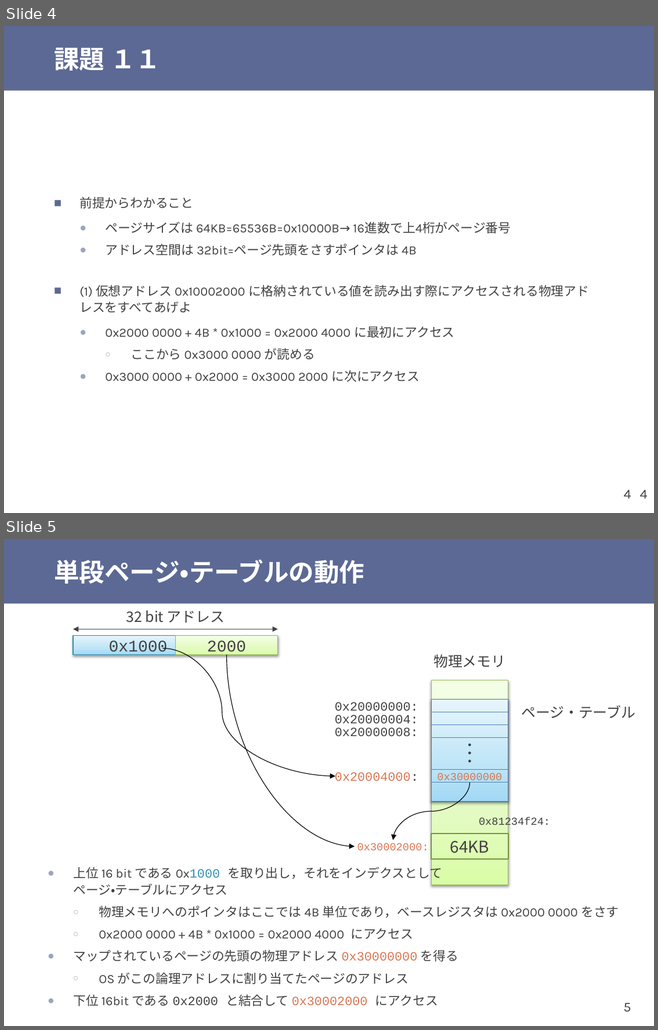
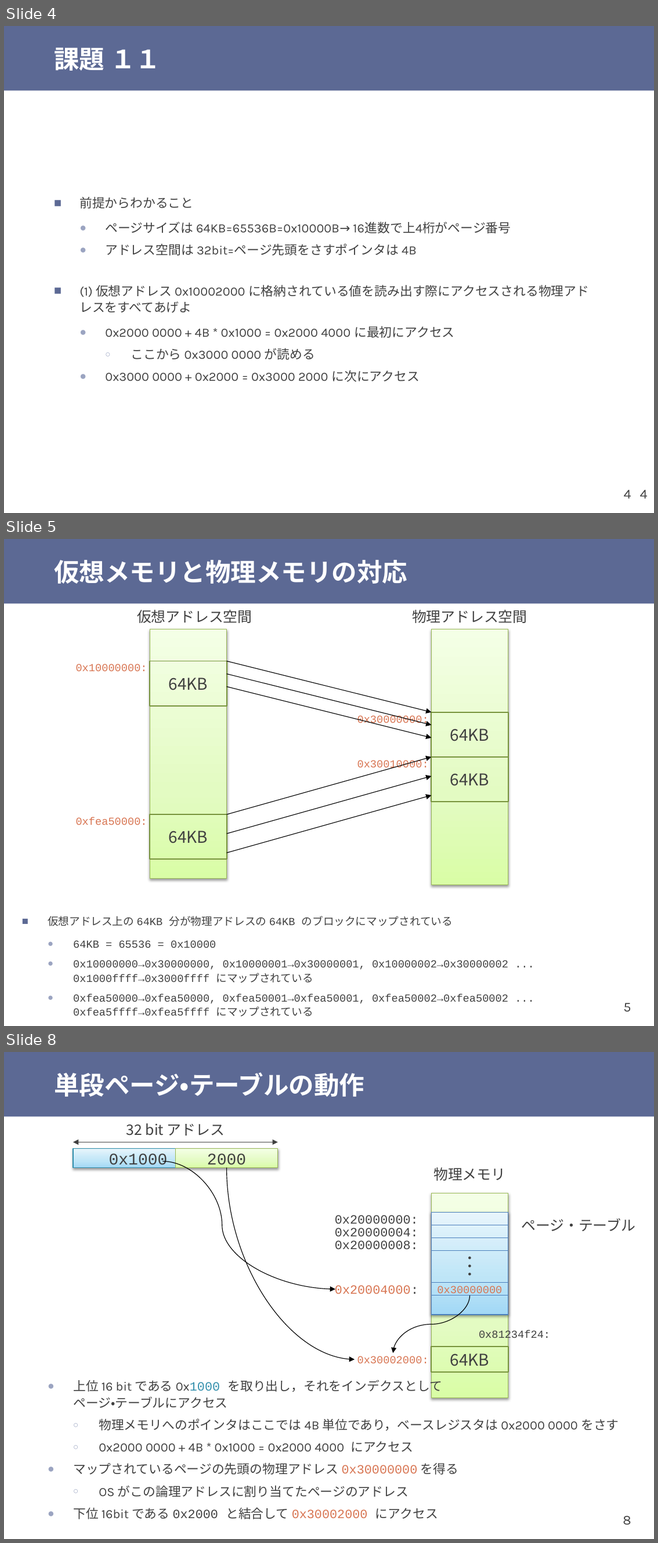
Before and after one commit to shioyadan/otya-computer-architecture-i, a slide deck: cai-shioya-12.pptx. Shown one above the other, each under a label of ours: slides 4 and 5 before the commit, slides 4, 5 and 8 after it; the slides between them are not shown. The pictures are 658x1030 and 658x1543 pixels, drawn with LibreOffice and Linux fonts; fonts in the diff are those of the drawing. Boxes give left, top, right and bottom in pixels: in the first picture for what was removed or moved away, otherwise in the second. Text is boxed around its words. In the diff, an @@ line names an element or a change of style, - is before the commit and + after.

```diff
--- a/cai-shioya-12.pptx
+++ b/cai-shioya-12.pptx
@@ slide 5 added at (4, 539, 654, 1026), background #FFFFFF; not listed: 2 template elements that a slide beside it also shows @@
@@ title added at (54, 560, 407, 584), 28 pt, text #FFFFFF, bold @@
+仮想メモリと物理メモリの対応
@@ text added at (137, 610, 252, 623), 16 pt, text #404040 @@
+仮想アドレス空間
@@ text added at (412, 610, 527, 623), 16 pt, text #404040 @@
+物理アドレス空間
@@ rectangle added at (150, 629, 226, 879), fill gradient #DAFDA7 to #E4FCC2 to #F5FFE7, outline #98B955 0.75 pt @@
@@ rectangle added at (431, 629, 507, 885), fill gradient #DAFDA7 to #E4FCC2 to #F5FFE7, outline #98B955 0.75 pt @@
@@ text added at (76, 664, 147, 671), 12 pt, text #D87552 @@
+0x10000000:
@@ rectangle added at (150, 661, 226, 706), outline #77933C 1.25 pt, 18 pt, text #404040 @@
+64KB
@@ arrow added from (227, 661) to (431, 712), #000000 0.75 pt @@
@@ arrow added from (227, 674) to (431, 725), #000000 0.75 pt @@
@@ arrow added from (227, 686) to (431, 738), #000000 0.75 pt @@
@@ rectangle added at (431, 712, 507, 757), outline #77933C 1.25 pt, 18 pt, text #404040 @@
+64KB
@@ text added at (357, 715, 429, 726), 12 pt, text #D87552 @@
+0x30000000:
@@ arrow added from (227, 815) to (431, 757), #000000 0.75 pt @@
@@ text added at (357, 760, 429, 771), 12 pt, text #D87552 @@
+0x30010000:
@@ rectangle added at (431, 757, 507, 802), outline #77933C 1.25 pt, 18 pt, text #404040 @@
+64KB
@@ arrow added from (227, 834) to (431, 776), #000000 0.75 pt @@
@@ arrow added from (227, 853) to (431, 795), #000000 0.75 pt @@
@@ rectangle added at (150, 815, 226, 859), outline #77933C 1.25 pt, 18 pt, text #404040 @@
+64KB
@@ text added at (76, 817, 147, 825), 12 pt, text #D87552 @@
+0xfea50000:
@@ text added at (48, 916, 508, 1016), 12 pt, text #404040 @@
+■ 仮想アドレス上の 64KB 分が物理アドレスの 64KB のブロックにマップされている
+  ● 64KB = 65536 = 0x10000
+  ● 0x10000000→0x30000000, 0x10000001→0x30000001, 0x10000002→0x30000002 ...
+    0x1000ffff→0x3000ffff にマップされている
+  ● 0xfea50000→0xfea50000, 0xfea50001→0xfea50001, 0xfea50002→0xfea50002 ...
+    0xfea5ffff→0xfea5ffff にマップされている
@@ what was slide 5 is now slide 8 @@
@@ page number at (622, 1516, 630, 1525): text changed @@
-5
+8
```
Also in this commit, not shown: 2 other slides added, 2 other files.
